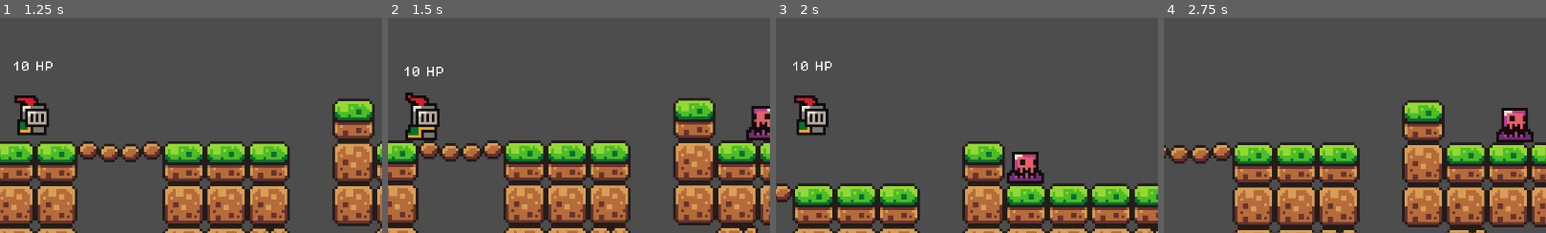
Above: before the commit, frames 1-4 (left to right).
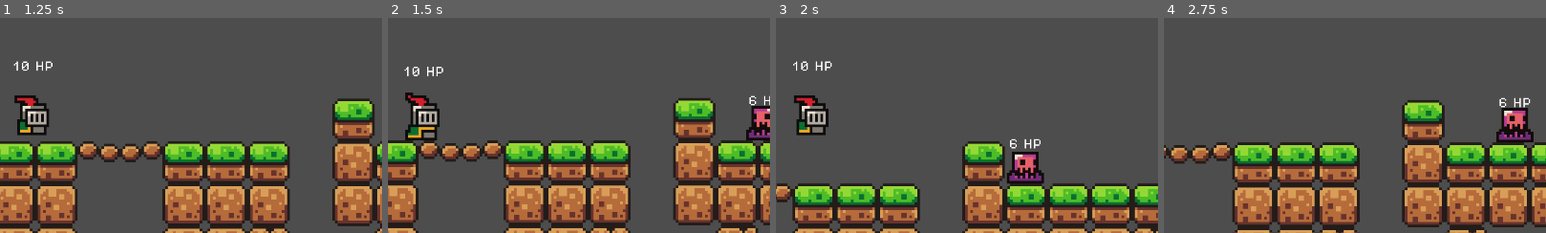
Above: after the commit, the same moments.

Repository: kurushimee/2d-platformer-with-ai
Game: Godot game, scene res://main.tscn
Two runs of this game, one before a commit and one after it. Both use one fixed random seed, a clock stepped at 60 frames per second and the inputs below.
Inputs:
- Up to frame 1 (1.25 s): hold D (move_right) from 0.53 s (still down); hold E (attack) from 0.53 s (still down); tap Space (jump) at 0.77 s
- Up to frame 2 (1.5 s): keep holding D (move_right); release E (attack) at 1.28 s; tap E (attack) at 1.35 s
- Up to frame 3 (2 s): keep holding D (move_right); tap Space (jump) at 1.52 s
- Up to frame 4 (2.75 s): release D (move_right) at 2.03 s; hold A (move_left) from 2.03 s (still down); hold E (attack) from 2.03 s (still down)
The pictures show only the part of the screen within x 50-100%, y 37-87%; the shares and areas given below are measured in that part.

Frame 1 is identical in both runs. In frame 2, less than 0.1% of the frame differs, in the area x 94-100%, y 36-41%; in frame 3, 0.1%; in frame 4, 0.2%, in the area x 87-96%, y 36-42%.

Commit message:
add enemy damaging

Diff:
--- a/entities/enemy/enemy.gd
+++ b/entities/enemy/enemy.gd
@@ -1,5 +1,7 @@
 class_name Enemy
 extends CharacterBody2D
+
+signal damaged
 
 @export_group("Vision Ranges")
 @export var detection_radius := 100.0
@@ -13,3 +15,17 @@
 func switch_direction(direction: float) -> void:
 	animated_sprite.flip_h = direction < 0.0
 	check_casts.scale.x = direction
+
+
+func play_anim(anim: StringName) -> void:
+	animated_sprite.play(anim)
+	await animated_sprite.animation_finished
+
+
+func _on_health_component_taken_damage() -> void:
+	damaged.emit()
+
+
+func _on_health_component_died() -> void:
+	await animated_sprite.animation_finished
+	queue_free()
--- a/entities/enemy/enemy.tscn
+++ b/entities/enemy/enemy.tscn
@@ -1,10 +1,12 @@
-[gd_scene load_steps=14 format=3 uid="uid://clwqx2pvyvbcv"]
+[gd_scene load_steps=19 format=3 uid="uid://clwqx2pvyvbcv"]
 
 [ext_resource type="Script" uid="uid://b4s3e3vncdjau" path="res://entities/enemy/enemy.gd" id="1_3fvr7"]
 [ext_resource type="Texture2D" uid="uid://bm1lmnwugo2nf" path="res://entities/enemy/assets/slime_purple.png" id="1_im2q6"]
 [ext_resource type="Script" uid="uid://dh1mb3w1yg3iq" path="res://entities/enemy/state_machine.gd" id="3_3fvr7"]
 [ext_resource type="Script" uid="uid://dts3nj6pbrk5c" path="res://entities/enemy/states/patrol.gd" id="4_dt443"]
 [ext_resource type="Script" uid="uid://dn67q4x43ok4o" path="res://entities/enemy/states/chase.gd" id="5_4wwj3"]
+[ext_resource type="Script" uid="uid://dqelqbuumyh4x" path="res://entities/enemy/states/stun.gd" id="6_d50e0"]
+[ext_resource type="PackedScene" uid="uid://c5sl8xjyvydow" path="res://utilities/components/health/health_component.tscn" id="7_61ikd"]
 
 [sub_resource type="RectangleShape2D" id="RectangleShape2D_tir2s"]
 size = Vector2(12, 12)
@@ -29,9 +31,21 @@
 atlas = ExtResource("1_im2q6")
 region = Rect2(24, 24, 24, 24)
 
-[sub_resource type="AtlasTexture" id="AtlasTexture_ksmh7"]
+[sub_resource type="AtlasTexture" id="AtlasTexture_61ikd"]
+atlas = ExtResource("1_im2q6")
+region = Rect2(0, 48, 24, 24)
+
+[sub_resource type="AtlasTexture" id="AtlasTexture_721x4"]
+atlas = ExtResource("1_im2q6")
+region = Rect2(24, 48, 24, 24)
+
+[sub_resource type="AtlasTexture" id="AtlasTexture_eaj7m"]
 atlas = ExtResource("1_im2q6")
 region = Rect2(48, 48, 24, 24)
+
+[sub_resource type="AtlasTexture" id="AtlasTexture_a8fs5"]
+atlas = ExtResource("1_im2q6")
+region = Rect2(72, 48, 24, 24)
 
 [sub_resource type="SpriteFrames" id="SpriteFrames_ksmh7"]
 animations = [{
@@ -62,10 +76,19 @@
 }, {
 "frames": [{
 "duration": 1.0,
-"texture": SubResource("AtlasTexture_ksmh7")
+"texture": SubResource("AtlasTexture_61ikd")
+}, {
+"duration": 1.0,
+"texture": SubResource("AtlasTexture_721x4")
+}, {
+"duration": 1.0,
+"texture": SubResource("AtlasTexture_eaj7m")
+}, {
+"duration": 1.0,
+"texture": SubResource("AtlasTexture_a8fs5")
 }],
 "loop": false,
-"name": &"hit",
+"name": &"stun",
 "speed": 10.0
 }]
 
@@ -111,3 +134,14 @@
 script = ExtResource("5_4wwj3")
 chase_speed = 150.0
 metadata/_custom_type_script = "uid://dm4aly18rgp08"
+
+[node name="Stun" type="Node" parent="StateMachine"]
+script = ExtResource("6_d50e0")
+metadata/_custom_type_script = "uid://dm4aly18rgp08"
+
+[node name="HealthComponent" parent="." instance=ExtResource("7_61ikd")]
+position = Vector2(0, -56)
+max_health = 6
+
+[connection signal="died" from="HealthComponent" to="." method="_on_health_component_died"]
+[connection signal="taken_damage" from="HealthComponent" to="." method="_on_health_component_taken_damage"]
--- a/entities/enemy/state_machine.gd
+++ b/entities/enemy/state_machine.gd
@@ -36,12 +36,10 @@
 
 func _on_child_transitioned(state: EnemyState, new_state_name: StringName) -> void:
 	if state != current_state:
-		printerr("Invalid state transition")
 		return
 
 	var new_state := states[new_state_name.to_lower()]
 	if not new_state:
-		printerr("Trying to transition to a non-existent state")
 		return
 
 	# Clean up the previous state
--- a/entities/enemy/states/enemy_state.gd
+++ b/entities/enemy/states/enemy_state.gd
@@ -12,6 +12,7 @@
 
 func _ready() -> void:
 	player = get_tree().get_first_node_in_group("player")
+	enemy.damaged.connect(_on_enemy_damaged)
 
 
 func enter() -> void:
@@ -52,3 +53,7 @@
 
 func get_distance_to_player() -> float:
 	return player.global_position.distance_to(enemy.global_position)
+
+
+func _on_enemy_damaged() -> void:
+	transitioned.emit(self, &"stun")
--- /dev/null
+++ b/entities/enemy/states/stun.gd
@@ -0,0 +1,10 @@
+extends EnemyState
+
+
+func enter() -> void:
+	await enemy.play_anim(&"stun")
+	transitioned.emit(self, &"chase")
+
+
+func exit() -> void:
+	enemy.play_anim(&"default")
--- a/entities/player/player.gd
+++ b/entities/player/player.gd
@@ -20,6 +20,7 @@
 		last_direction = direction
 
 	animated_sprite.flip_h = last_direction < 0.0
+	attack_component.scale.x = last_direction
 
 	# Play animations
 	if is_on_floor():
--- a/entities/player/player.tscn
+++ b/entities/player/player.tscn
@@ -238,7 +238,7 @@
 position = Vector2(-1, -100)
 
 [node name="AttackComponent" parent="." instance=ExtResource("4_bls4j")]
-position = Vector2(0, -34)
+position = Vector2(0, -16)
 damage = 2
 reach = 100.0
 
--- a/utilities/components/attack/attack_component.gd
+++ b/utilities/components/attack/attack_component.gd
@@ -15,7 +15,7 @@
 
 
 func _process(delta: float) -> void:
-	if cooldown_timer < cooldown_timer:
+	if cooldown_timer < cooldown:
 		cooldown_timer += delta
 
 
Not shown, added: entities/enemy/states/stun.gd.uid
